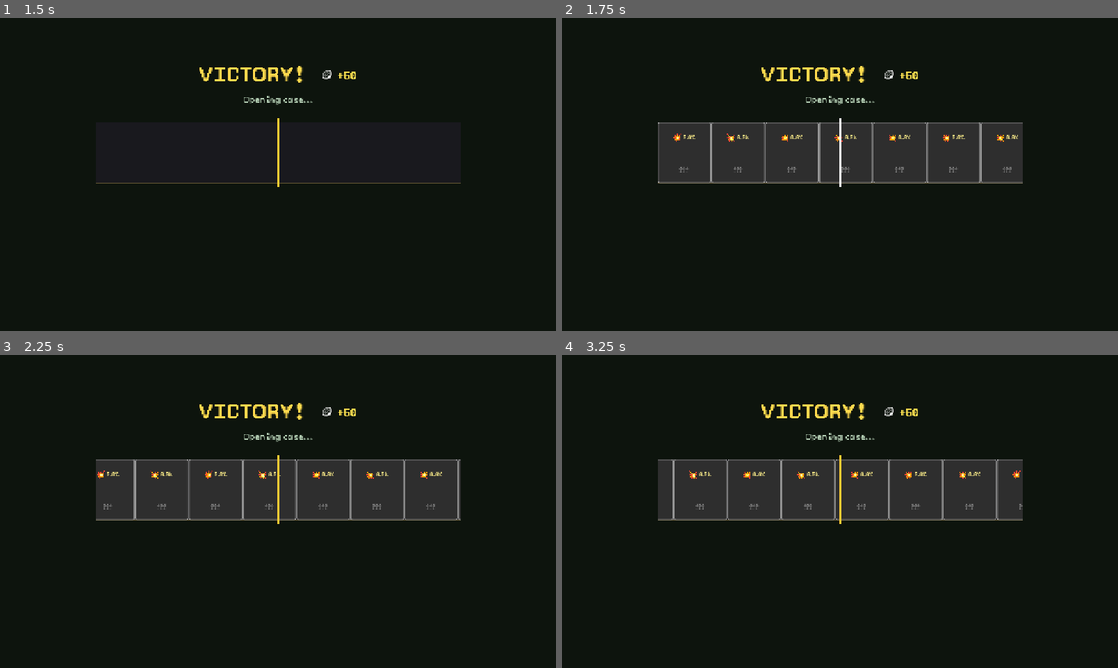
Above: before the commit, frames 1-4 (two rows, left to right).
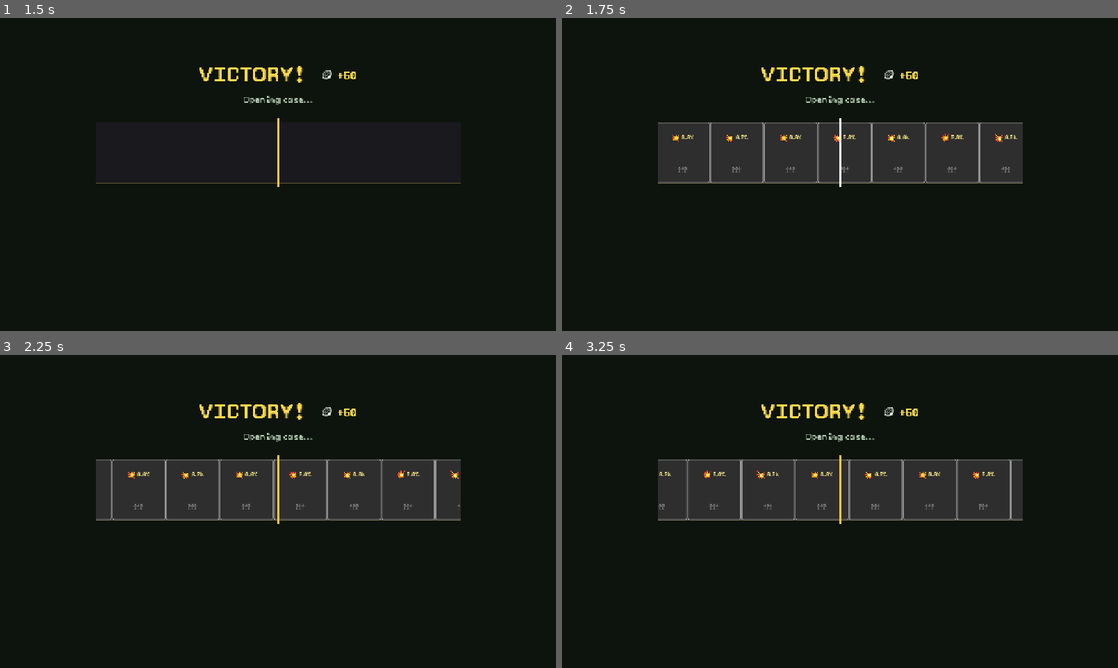
Above: after the commit, the same moments.

Repository: gdg-gdg/goldworm
Game: Godot game, scene res://VictoryScreen.tscn
The game is run twice, just before and just after one commit, with the same random seed, the same clock (stepped at 60 frames per second) and the same inputs. This scene is started directly instead of the project's main scene.
Inputs (mouse positions are in pixels of both pictures, inside the frame that each line leads up to):
- Up to frame 1 (1.5 s): click (211, 155) at 0.5 s; tap Enter at 1.25 s; move the mouse to (400, 158) at 1.27 s; tap R at 1.35 s
- Up to frame 2 (1.75 s): no input
- Up to frame 3 (2.25 s): move the mouse to (166, 527) at 2.02 s; tap R at 2.1 s
- Up to frame 4 (3.25 s): move the mouse to (895, 442) at 2.77 s; tap R at 2.85 s

Frame 1 is identical in both runs. In frame 2, 1.1% of the frame differs, in the area x 17-82%, y 33-53%; in frame 3, 1.7%; in frame 4, 1.7%, in the area x 17-83%, y 33-53%.

Commit message:
Improve spin animation consistency and smoothness
Rework case opening spin to use fixed speed/duration for all strips with
random start positions for varied landings. Switch to EXPO easing for a
longer, more gradual deceleration that feels less abrupt.

Diff:
--- a/VictoryScreen.gd
+++ b/VictoryScreen.gd
@@ -17,6 +17,9 @@
 const VISIBLE_ITEMS := 7
 const STRIP_ITEMS := 50
 const SPIN_DURATION := 5.0
+const SPIN_SPEED_PX_PER_SEC := 1200.0  # same for single + multi
+const START_EDGE_PAD := 8.0            # don't start right on a border
+const END_EDGE_PAD := 8.0              # optional: keeps end away from exact borders
 
 var npc_id: String = ""
 var loot_item: Dictionary = {}
@@ -694,6 +697,18 @@
 		var panel := _create_item_panel(item, true, custom_size)
 		strip_node.add_child(panel)
 
+func _ensure_strip_has_enough_items(strip_node: HBoxContainer, viewport_width: float, item_width: float, custom_size: Vector2) -> void:
+	# We need enough content width so that even after travelling SPIN_DISTANCE we still have items.
+	# Add a buffer so clamping never hits "empty".
+	var distance_px := SPIN_SPEED_PX_PER_SEC * SPIN_DURATION
+	var needed_content_width := viewport_width + distance_px + item_width * 4.0
+	var needed_items := int(ceili(needed_content_width / item_width)) + 10
+
+	for i in range(needed_items):
+		var item: Dictionary = NPCDefs.roll_loot(npc_id)
+		var panel := _create_item_panel(item, true, custom_size)
+		strip_node.add_child(panel)
+
 func _target_x_to_center_child(strip_node: Control, viewport_width: float, child_index: int) -> float:
 	var child := strip_node.get_child(child_index) as Control
 	var clip_center := viewport_width * 0.5
@@ -815,52 +830,42 @@
 		child.queue_free()
 	await get_tree().process_frame
 
-	# Weighted fill
-	var base_count := STRIP_ITEMS
-	var trailing := (VISIBLE_ITEMS / 2) + 6 # a bit more tail so "near end" looks fine
-	_fill_strip_weighted(strip, base_count, Vector2(ITEM_WIDTH, ITEM_HEIGHT))
-	_fill_strip_weighted(strip, trailing, Vector2(ITEM_WIDTH, ITEM_HEIGHT))
-
+	# Fill enough items for fixed-distance travel
+	var viewport_width := strip_container.size.x
+	_ensure_strip_has_enough_items(strip, viewport_width, ITEM_WIDTH, Vector2(ITEM_WIDTH, ITEM_HEIGHT))
 	await get_tree().process_frame
 
-	# TRULY RANDOM stop index (can be near ends)
-	# still avoid the literal first 1-2 items and the very last tail items so it can't land on junk
-	var hard_min := 1
-	var hard_max := strip.get_child_count() - 1 - 1
-	var stop_index := randi_range(hard_min, hard_max)
-
-	var viewport_width := strip_container.size.x
-	var target_x := _target_x_to_center_child(strip, viewport_width, stop_index)
-
-	var edge_pad := 10.0
-	var within_item_offset := randf_range(-(ITEM_WIDTH * 0.5) + edge_pad, (ITEM_WIDTH * 0.5) - edge_pad)
-	target_x += within_item_offset
-
-
-	# --- SPIN FEEL: start fast, slight variation, and a tiny settle ---
-	strip.position.x = 0
-
-	var speed_variation := randf_range(1.04, 1.07) # only slight variation
-	var duration := SPIN_DURATION * speed_variation
-
-	# Optional: small overshoot then settle back (feels more mechanical)
-	var overshoot_px := randf_range(-14.0, 14.0)
-
+	# Random START inside the first item (this is the only randomness that affects landing)
+	# NOTE: keep it <= 0 so we never reveal empty space on the left.
+	var start_x := -randf_range(START_EDGE_PAD, ITEM_WIDTH - START_EDGE_PAD)
+
+	# Fixed distance + fixed duration => same speed every time
+	var distance_px := SPIN_SPEED_PX_PER_SEC * SPIN_DURATION
+	var target_x := start_x - distance_px
+
+	# Optional: nudge end away from borders a touch without changing distance/speed:
+	# (We do this by shifting BOTH start and target equally. Keeps distance identical.)
+	var end_nudge := randf_range(-END_EDGE_PAD, END_EDGE_PAD)
+	start_x += end_nudge
+	target_x += end_nudge
+
+	# Clamp to never show empty
+	var content_w := strip.size.x
+	var max_scroll := maxf(0.0, content_w - viewport_width)
+	var max_x := -max_scroll
+	start_x = clampf(start_x, max_x, 0.0)
+	target_x = clampf(target_x, max_x, 0.0)
+
+	strip.position.x = start_x
+
+	# Drawn-out deceleration, no settle, no overshoot - EXPO has longest tail
 	var tween := create_tween()
-	# First phase: fast travel most of the distance
-	tween.set_trans(Tween.TRANS_QUAD)
+	tween.set_trans(Tween.TRANS_EXPO)
 	tween.set_ease(Tween.EASE_OUT)
-	tween.tween_property(strip, "position:x", target_x + overshoot_px, duration * 0.88)
-
-	# Second phase: settle into final stop
-	tween.set_trans(Tween.TRANS_QUAD)
-	tween.set_ease(Tween.EASE_OUT)
-	tween.tween_property(strip, "position:x", target_x, duration * 0.12)
-
-	_flash_pointer_during_spin(duration)
+	tween.tween_property(strip, "position:x", target_x, SPIN_DURATION)
+
+	_flash_pointer_during_spin(SPIN_DURATION)
 	await tween.finished
-
-	# let UI positions settle one frame (optional but helps)
 	await get_tree().process_frame
 
 	# Decide winner by measuring under gold bar
@@ -1147,85 +1152,60 @@
 	var tweens: Array[Tween] = []
 	var multi_size := Vector2(MULTI_ITEM_WIDTH, MULTI_ITEM_HEIGHT)
 
-	# Fill all strips first
-	for i in range(multi_strips.size()):
-		var strip_data: Dictionary = multi_strips[i]
-		var strip_node: HBoxContainer = strip_data["node"]
-
-		for child in strip_node.get_children():
-			child.queue_free()
-
-		var base_count := MULTI_STRIP_ITEMS
-		var trailing := (MULTI_VISIBLE_ITEMS / 2) + 8  # give extra tail so "near end" still has items
-		_fill_strip_weighted(strip_node, base_count, multi_size)
-		_fill_strip_weighted(strip_node, trailing, multi_size)
-
-	# Let layout happen
-	await get_tree().process_frame
-
-	# --- CONSTANT SPEED SETUP ---
-	# pixels per second (tweak to taste). Higher = faster spin.
-	var PX_PER_SEC := 1400.0
-	var MIN_DURATION := 2.8
-	var MAX_DURATION := 3.0
-
-	var max_duration := 0.0
-
+	# Fill all strips with enough items for fixed-distance travel
 	for i in range(multi_strips.size()):
 		var strip_data: Dictionary = multi_strips[i]
 		var strip_node: HBoxContainer = strip_data["node"]
 		var viewport: Control = strip_data["viewport"]
 
-		# TRULY RANDOM stop index (can be near ends) but avoid literal first/last
-		var hard_min := 1
-		var hard_max := strip_node.get_child_count() - 2
-		var stop_index := randi_range(hard_min, hard_max)
-
-		# Compute base target that centres that child
+		for child in strip_node.get_children():
+			child.queue_free()
+
 		var viewport_width := viewport.size.x
-		var target_x := _target_x_to_center_child(strip_node, viewport_width, stop_index)
-
-		# 랜덤 landing inside the item — BUT use the REAL child width (not constant)
-		var child := strip_node.get_child(stop_index) as Control
-		var item_w := child.size.x
-		var edge_pad := 6.0
-		var within_item_offset := randf_range(-(item_w * 0.5) + edge_pad, (item_w * 0.5) - edge_pad)
-		target_x += within_item_offset
-
-		# --- CLAMP so we NEVER scroll past content and show empty ---
-		# strip_node.position.x is how far we've shifted content left/right.
-		# Leftmost allowed: don't expose left empty (generally 0)
-		var min_x := 0.0
-		# Rightmost allowed: content width minus viewport width (negative)
+		_ensure_strip_has_enough_items(strip_node, viewport_width, MULTI_ITEM_WIDTH, multi_size)
+
+	# Let layout happen
+	await get_tree().process_frame
+
+	# Create tweens for each strip - all same speed/duration, different random start
+	for i in range(multi_strips.size()):
+		var strip_data: Dictionary = multi_strips[i]
+		var strip_node: HBoxContainer = strip_data["node"]
+		var viewport: Control = strip_data["viewport"]
+		var viewport_width := viewport.size.x
+
+		# Random START inside first item (unique per strip - this is the only randomness)
+		var start_x := -randf_range(START_EDGE_PAD, MULTI_ITEM_WIDTH - START_EDGE_PAD)
+
+		# Fixed distance, fixed duration
+		var distance_px := SPIN_SPEED_PX_PER_SEC * SPIN_DURATION
+		var target_x := start_x - distance_px
+
+		# Optional tiny end nudge but keep distance identical
+		var end_nudge := randf_range(-END_EDGE_PAD, END_EDGE_PAD)
+		start_x += end_nudge
+		target_x += end_nudge
+
+		# Clamp to never expose empty
 		var content_w := strip_node.size.x
 		var max_scroll := maxf(0.0, content_w - viewport_width)
 		var max_x := -max_scroll
-
-		target_x = clampf(target_x, max_x, min_x)
-
-		# Reset position
-		strip_node.position.x = 0.0
-
-		# Duration based on distance so SPEED feels consistent across strips
-		var dist = abs(target_x - strip_node.position.x)
-		var duration = dist / PX_PER_SEC
-		duration = clampf(duration, MIN_DURATION, MAX_DURATION)
-
-		# (Optional) tiny stagger without changing speed feel much
-		duration += i * 0.05
-		max_duration = maxf(max_duration, duration)
-
-		# SINGLE PHASE tween: NO OVERSHOOT, NO SETTLE (non-negotiable)
+		start_x = clampf(start_x, max_x, 0.0)
+		target_x = clampf(target_x, max_x, 0.0)
+
+		strip_node.position.x = start_x
+
+		# Drawn-out deceleration, no settle, no overshoot - EXPO has longest tail
 		var tween := create_tween()
-		tween.set_trans(Tween.TRANS_QUAD)
+		tween.set_trans(Tween.TRANS_EXPO)
 		tween.set_ease(Tween.EASE_OUT)
-		tween.tween_property(strip_node, "position:x", target_x, duration)
+		tween.tween_property(strip_node, "position:x", target_x, SPIN_DURATION)
 		tweens.append(tween)
 
-	# Flash pointers during the longest spin
-	_flash_multi_pointers_during_spin(max_duration)
-
-	# Wait for all tweens (last one)
+	# Flash pointers during spin (all same duration now)
+	_flash_multi_pointers_during_spin(SPIN_DURATION)
+
+	# Wait for all tweens (they all finish at the same time now)
 	await tweens.back().finished
 	await get_tree().process_frame
 
